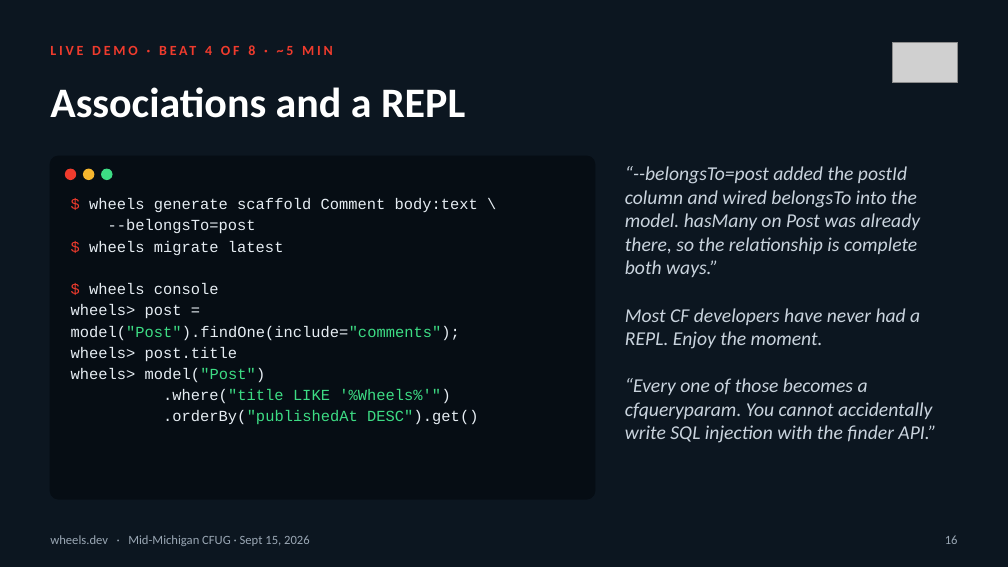
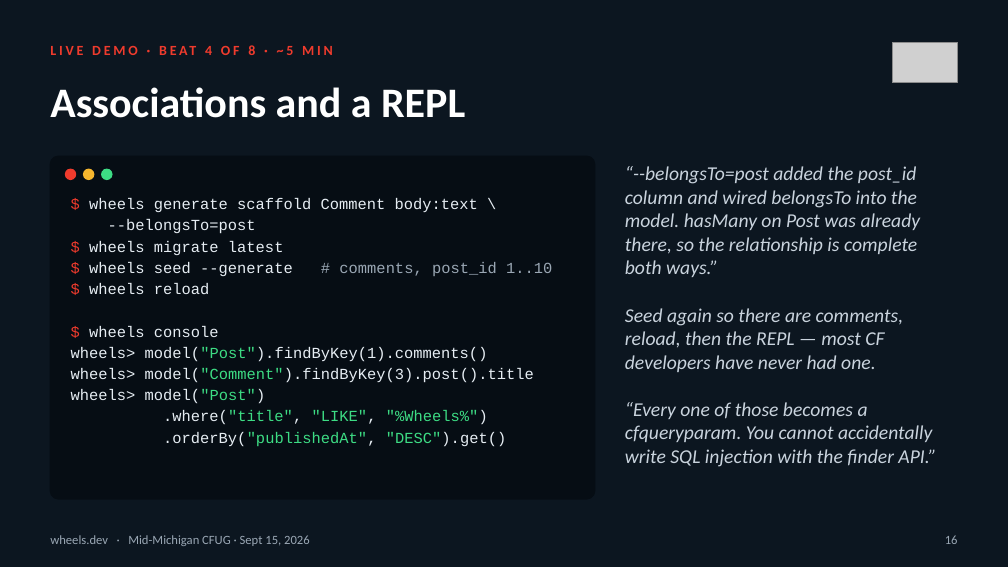
Before and after one commit to cfwheels/cfwheels, a slide deck: slide 16 of docs/presentations/cfug-2026-09-15/wheels-rails-style-cfml-mmcfug-2026-09-15.pptx. Drawn at 1008x567 pixels with LibreOffice and Linux fonts; fonts in the diff are those of the drawing; grey boxes stand for pictures. Boxes give left, top, right and bottom in pixels: in the first picture for what was removed or moved away, otherwise in the second. Text is boxed around its words. In the diff, an @@ line names an element or a change of style, - is before the commit and + after.

Commit message:
Update wheels-rails-style-cfml-mmcfug-2026-09-15.pptx
presentation

```diff
--- a/docs/presentations/cfug-2026-09-15/wheels-rails-style-cfml-mmcfug-2026-09-15.pptx
+++ b/docs/presentations/cfug-2026-09-15/wheels-rails-style-cfml-mmcfug-2026-09-15.pptx
@@ text at [625,166,921,372]: text changed @@
-“--belongsTo=post added the postId column and wired belongsTo into the model. hasMany on Post was already there, so the relationship is complete both ways.”
-Most CF developers have never had a REPL. Enjoy the moment.
+“--belongsTo=post added the post_id column and wired belongsTo into the model. hasMany on Post was already there, so the relationship is complete both ways.”
+Seed again so there are comments, reload, then the REPL — most CF developers have never had one.
@@ text at [89,262,552,294]: paragraphs added @@
+$ wheels seed --generate # comments, post_id 1..10
+$ wheels reload
@@ text at [71,347,534,383]: text changed @@
-wheels> post = model("Post").findOne(include="comments");
-wheels> post.title
+wheels> model("Post").findByKey(1).comments()
+wheels> model("Comment").findByKey(3).post().title
@@ text at [163,410,506,447]: text changed @@
-.where("title LIKE '%Wheels%'")
-.orderBy("publishedAt DESC").get()
+.where("title", "LIKE", "%Wheels%")
+.orderBy("publishedAt", "DESC").get()
```
Also in this commit, not shown: 22 other slides changed.
